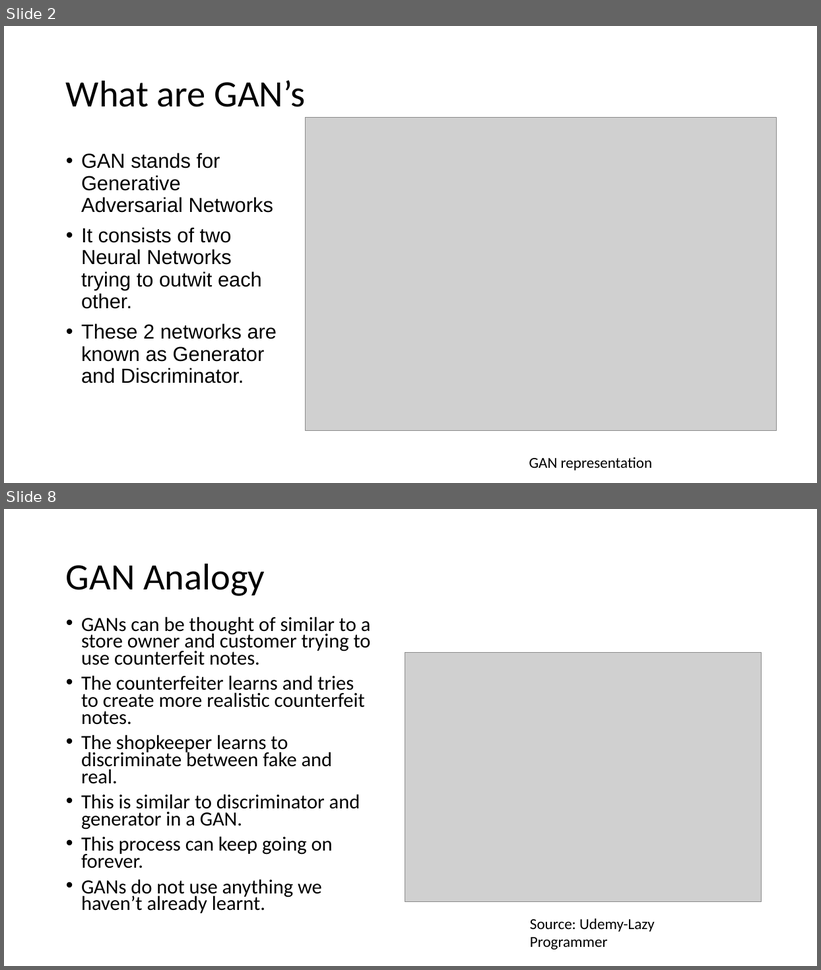
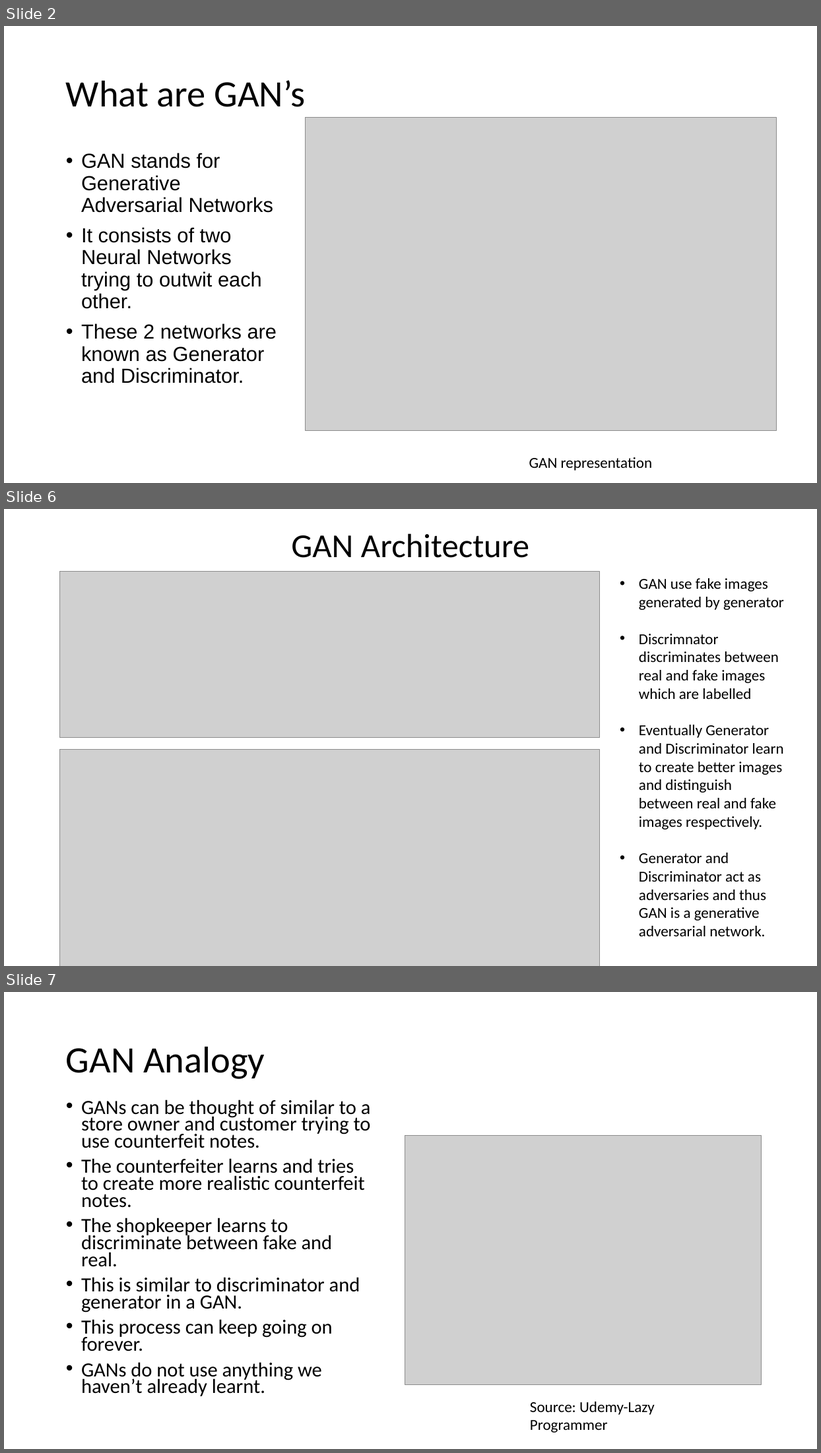
Before and after one commit to arunabh15091989/LighthouseLabs-LectureNotes, a slide deck: W9D3/GAN.pptx. Shown one above the other, each under a label of ours: slides 2 and 8 before the commit, slides 2, 6 and 7 after it; the slides between them are not shown. The pictures are 821x970 and 821x1453 pixels, drawn with LibreOffice and Linux fonts; fonts in the diff are those of the drawing; grey boxes stand for pictures. Boxes give left, top, right and bottom in pixels: in the first picture for what was removed or moved away, otherwise in the second. Text is boxed around its words. In the diff, an @@ line names an element or a change of style, - is before the commit and + after.

```diff
--- a/W9D3/GAN.pptx
+++ b/W9D3/GAN.pptx
@@ slide 6 added at (4, 509, 817, 966), background #FFFFFF @@
@@ title added at (291, 533, 529, 558), 39.6 pt, text #000000 @@
+GAN Architecture
@@ picture added at (60, 571, 600, 738) @@
@@ text added at (639, 578, 784, 937), 18 pt, text #000000 @@
+• GAN use fake images generated by generator
+• Discrimnator discriminates between real and fake images which are labelled
+• Eventually Generator and Discriminator learn to create better images and distinguish between real and fake images respectively.
+• Generator and Discriminator act as adversaries and thus GAN is a generative adversarial network.
@@ picture added at (60, 749, 600, 966) @@
@@ what was slide 8 is now slide 7 @@
```
Also in this commit, not shown: 4 other slides added, 9 slides removed, 8 other files.
